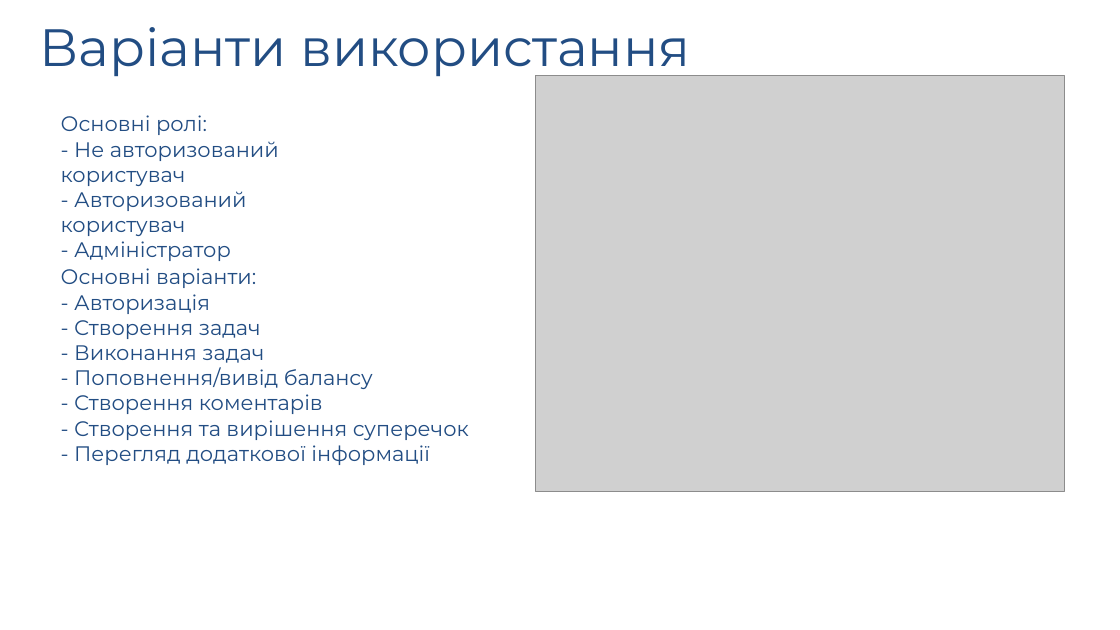
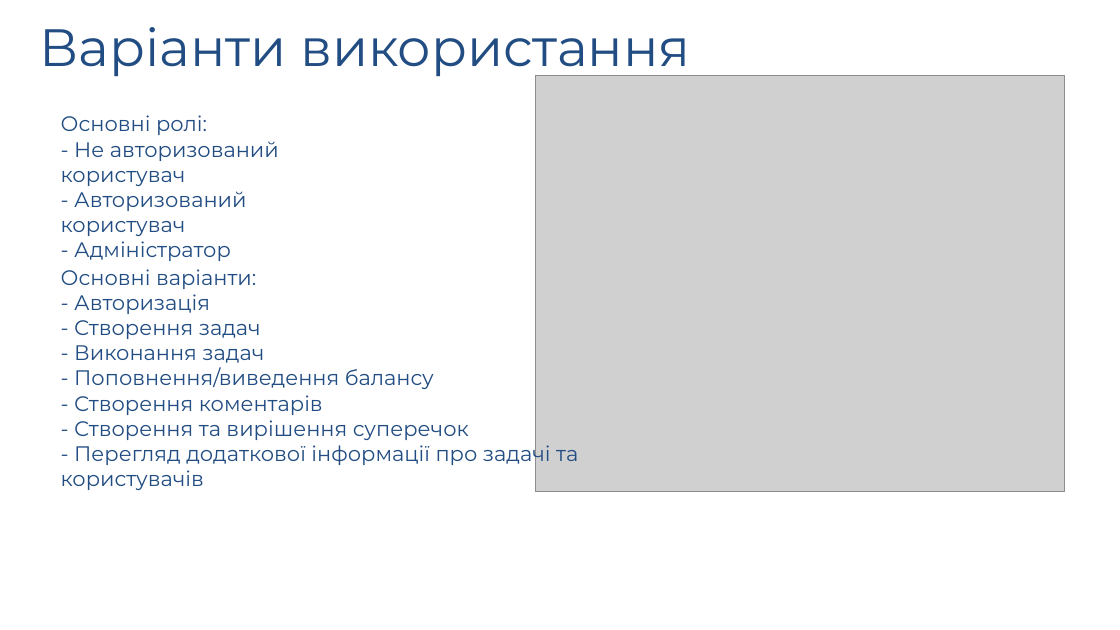
Before and after one commit to AlexandrVerbovskiy/test_dyplome, a slide deck: slide 12 of презентація.pptx. Drawn at 1120x630 pixels with LibreOffice and Linux fonts; fonts in the diff are those of the drawing; grey boxes stand for pictures; background and template pictures are left out. Boxes give left, top, right and bottom in pixels: in the first picture for what was removed or moved away, otherwise in the second. Text is boxed around its words. In the diff, an @@ line names an element or a change of style, - is before the commit and + after.

```diff
--- a/презентація.pptx
+++ b/презентація.pptx
@@ text at (x1=61, y1=367, x2=578, y2=490): text changed @@
-- Поповнення/вивід балансу
-- Створення коментарів
-- Створення та вирішення суперечок
-- Перегляд додаткової інформації
+- Поповнення/виведення балансу
+- Створення коментарів
+- Створення та вирішення суперечок
+- Перегляд додаткової інформації про задачі та користувачів
```
Also in this commit, not shown: 4 other slides changed, 17 other files.
